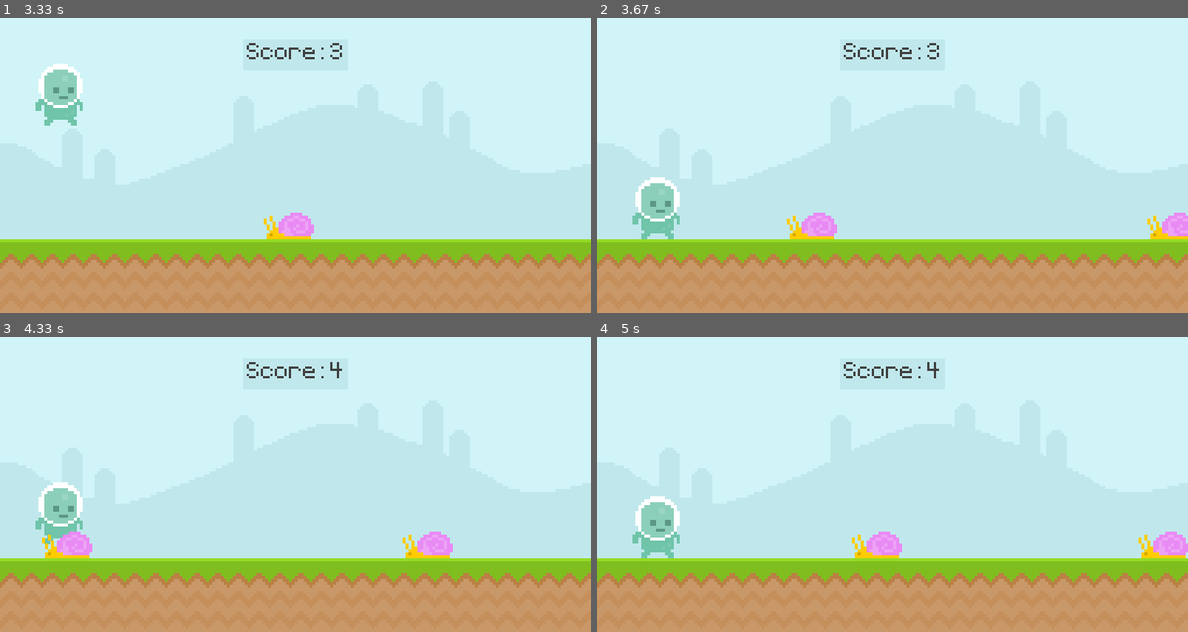
Above: before the commit, frames 1-4 (two rows, left to right).
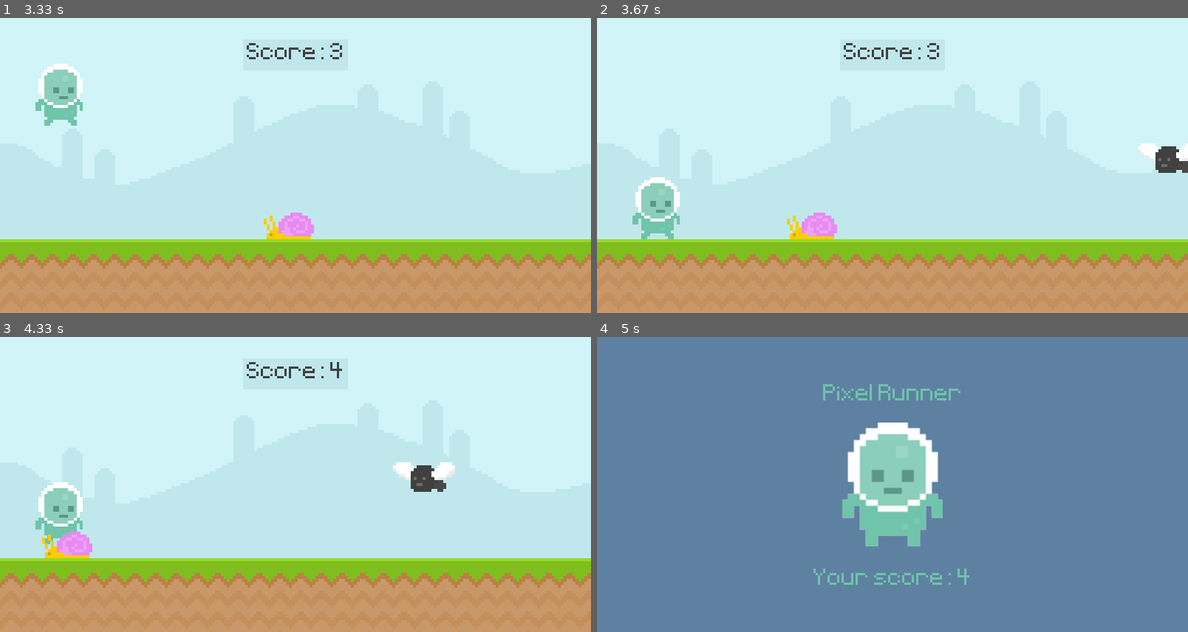
Above: after the commit, the same moments.

Repository: juliettetripier/Pygame-Practice-1
Game: pygame game, started from code/main.py
Two runs of this game, one before a commit and one after it. Both use one fixed random seed, a clock stepped at 60 frames per second and the inputs below.
Inputs (mouse positions are in pixels of both pictures, inside the frame that each line leads up to):
- Up to frame 1 (3.33 s): tap Space at 0.33, 2.17, 2.57, 2.87 s; click (59, 206) at 0.72 s; tap Enter at 1 s; click (59, 206) at 1.38 s
- Up to frame 2 (3.67 s): tap Space at 3.4 s
- Up to frame 3 (4.33 s): tap Space at 3.7 s
- Up to frame 4 (5 s): no input

Frame 1 is identical in both runs. In frame 2, 1.1% of the frame differs, in the area x 91-100%, y 42-75%; in frame 3, 1.3%; in frame 4, 100%, in the area x 0-100%, y 0-100%.

Commit message:
Added flies, added collision function

Diff:
--- a/code/main.py
+++ b/code/main.py
@@ -18,10 +18,20 @@
         if obstacle_list:
             for obstacle_rect in obstacle_list:
                 obstacle_rect.x -= 5
-                self.screen.blit(self.snail_surface, obstacle_rect)
+                if obstacle_rect.bottom == 300:
+                    self.screen.blit(self.snail_surface, obstacle_rect)
+                else:
+                    self.screen.blit(self.fly_surface, obstacle_rect)
             obstacle_list = [obstacle for obstacle in obstacle_list if obstacle.x > -100]
             return obstacle_list
         return []
+
+    def collisions(self, player, obstacles):
+        if obstacles:
+            for obstacle_rect in obstacles:
+                if player.colliderect(obstacle_rect):
+                    return False
+        return True
 
     def __init__(self):
 
@@ -45,7 +55,7 @@
 
         # Obstacles
         self.snail_surface = pygame.image.load('../graphics/snail/snail1.png').convert_alpha()
-        self.snail_rect = self.snail_surface.get_rect(midbottom = (600,300))
+        self.fly_surface = pygame.image.load('../graphics/fly/fly1.png').convert_alpha()
         self.obstacle_rect_list = []
 
         self.player_surface = pygame.image.load('../graphics/player/player_walk_1.png').convert_alpha()
@@ -91,11 +101,13 @@
                     if event.type == pygame.KEYDOWN:
                         if event.key == pygame.K_SPACE:
                             self.game_active = True
-                            self.snail_rect.left = 800
                             self.start_time = int(pygame.time.get_ticks() / 1000)
 
                 if event.type == self.obstacle_timer and self.game_active:
-                    self.obstacle_rect_list.append(self.snail_surface.get_rect(midbottom = (randint(900,1100),300)))
+                    if randint(0,2):
+                        self.obstacle_rect_list.append(self.snail_surface.get_rect(midbottom = (randint(900,1100),300)))
+                    else:
+                        self.obstacle_rect_list.append(self.fly_surface.get_rect(midbottom = (randint(900,1100),210)))
 
             if self.game_active:
                 # Background
@@ -119,12 +131,12 @@
 
 
                 # Collision
-                if self.snail_rect.colliderect(self.player_rect):
-                    self.game_active = False
+                self.game_active = self.collisions(self.player_rect, self.obstacle_rect_list)
 
             else:
                 self.screen.fill((94, 129, 162))
                 self.screen.blit(self.player_stand, self.player_stand_rect)
+                self.obstacle_rect_list.clear()
                 self.screen.blit(self.game_name, self.game_name_rect)
                 score_message = self.test_font.render(f'Your score: {self.score}', False, (111,196,169))
                 score_message_rect = score_message.get_rect(center = (400,330))
